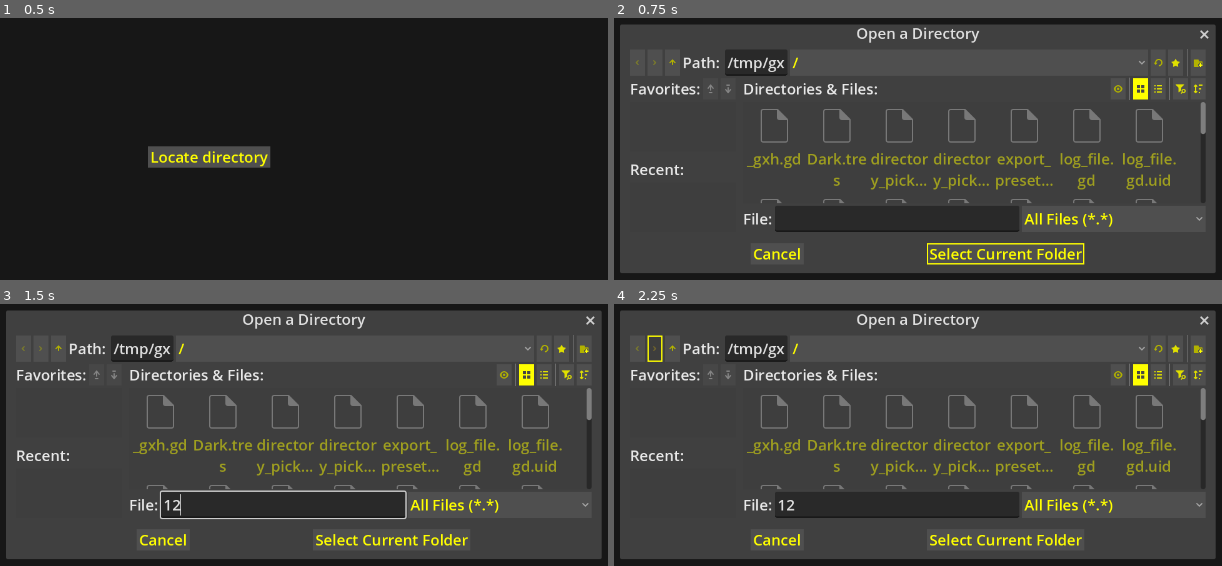
Above: before the commit, frames 1-4 (two rows, left to right).
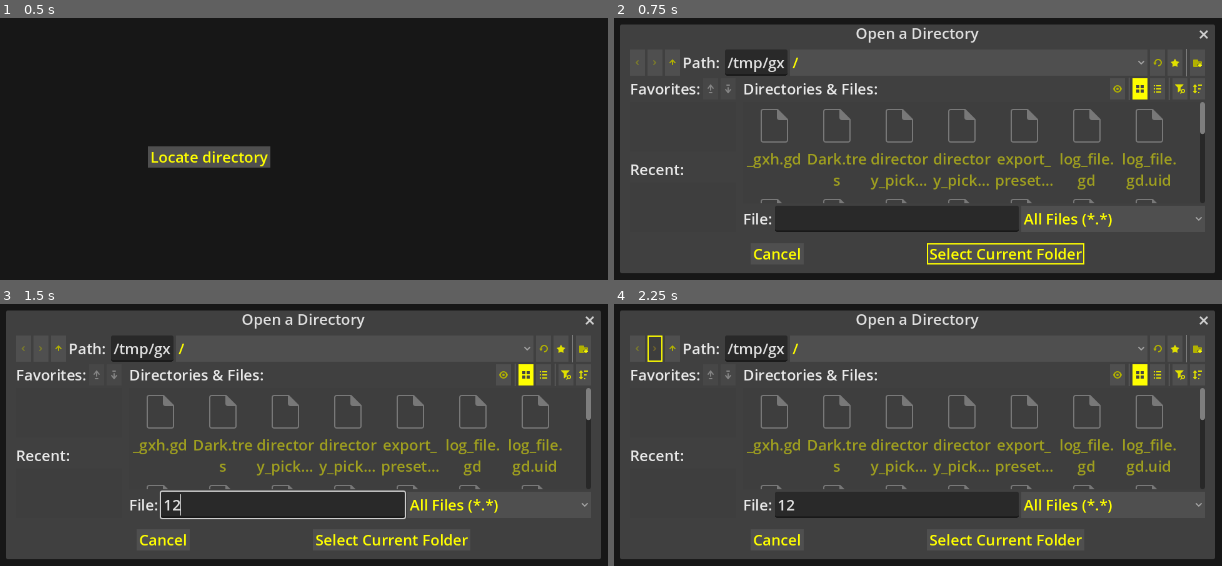
Above: after the commit, the same moments.

Repository: l1chorpe/cyberpunk-log-viewer
Game: Godot game, scene res://MainWindow.tscn
The game is run twice, just before and just after one commit, with the same random seed, the same clock (stepped at 60 frames per second) and the same inputs.
Inputs (mouse positions are in pixels of both pictures, inside the frame that each line leads up to):
- Up to frame 1 (0.5 s): no input
- Up to frame 2 (0.75 s): click "Locate directory" at 0.5 s
- Up to frame 3 (1.5 s): click (285, 505) at 1.27 s; type "12" at 1.35 s
- Up to frame 4 (2.25 s): click (656, 348) at 2 s

Frame 1 is identical in both runs. In frame 2, 1.0% of the frame differs, in the area x 39-100%, y 3-97%; in frame 3, 1.0%; in frame 4, 1.0%.

Commit message:
fix: context menu now works first try

Diff:
--- a/MainWindow.tscn
+++ b/MainWindow.tscn
@@ -15,6 +15,7 @@
 anchor_bottom = 1.0
 grow_horizontal = 2
 grow_vertical = 2
+focus_mode = 1
 theme = ExtResource("1_p4i4y")
 script = ExtResource("1_e7h7s")
 
--- a/log_file_list.gd
+++ b/log_file_list.gd
@@ -7,7 +7,6 @@
 var _log_files: Array[LogFile] = []
 
 func _ready() -> void:
-    focus_exited.connect(_focus_exited)
     item_selected.connect(_item_selected)
     resized.connect(resize)
     item_activated.connect(func(_index): %ViewLogButton.pressed.emit())
@@ -67,13 +66,11 @@
 
 func _item_clicked(index: int, at_position: Vector2, mouse_button_index: int) -> void:
     if mouse_button_index == MOUSE_BUTTON_RIGHT:
-        # Make the context menu appear and give it the targeted log file
+        # Make the context menu appear and give it focus and the targeted log file
         $RightClickMenu.set_target_log_file(_log_files[index])
         $RightClickMenu.set_optimal_position(at_position)
         $RightClickMenu.show()
+        $RightClickMenu.grab_focus()
     else:
-        # Make the context menu disappear when clicking with any button except the right
-        $RightClickMenu.hide()
-
-func _focus_exited() -> void:
-    $RightClickMenu.hide()
+        # Grab focus again
+        grab_focus()
--- a/log_file_list.tscn
+++ b/log_file_list.tscn
@@ -14,3 +14,4 @@
 [node name="RightClickMenu" parent="." instance=ExtResource("2_2s1yg")]
 visible = false
 layout_mode = 0
+focus_mode = 1
--- a/main_window.gd
+++ b/main_window.gd
@@ -6,8 +6,3 @@
 
 func _resized() -> void:
     %LogFileList.resize()
-
-func _gui_input(event: InputEvent):
-    # "Steal" focus when clicked on
-    if(event is InputEventMouseButton):
-        %LogFileList.focus_exited.emit()
--- a/right_click_menu.gd
+++ b/right_click_menu.gd
@@ -4,10 +4,13 @@
 
 
 func _ready() -> void:
+    focus_exited.connect(_focus_exited)
+
     $VBoxContainer/CopyFolderPathButton.pressed.connect(_copy_folder_path_button_pressed)
     $VBoxContainer/CopyFilePathButton.pressed.connect(_copy_file_path_button_pressed)
     $VBoxContainer/OpenWithButton.pressed.connect(_open_with_button_pressed)
     $VBoxContainer/OpenWithSelector.file_selected.connect(_file_selected)
+    $VBoxContainer/OpenWithSelector.canceled.connect(_open_with_canceled)
 
     # Fit the background size to the size of the container
     $Background.custom_minimum_size = size
@@ -16,11 +19,13 @@
     # Copy to clipboard and hide
     DisplayServer.clipboard_set(_target_log_file.directory)
     hide()
+    _return_focus_to_parent()
 
 func _copy_file_path_button_pressed() -> void:
     # Copy to clipboard and hide
     DisplayServer.clipboard_set(_target_log_file.full_path)
     hide()
+    _return_focus_to_parent()
 
 func set_target_log_file(log_file: LogFile) -> void:
     _target_log_file = log_file
@@ -41,3 +46,24 @@
     # Open the log file in the specified program
     OS.create_process(path, [_target_log_file.full_path])
     hide()
+    _return_focus_to_parent()
+
+func _focus_exited() -> void:
+    # Wait for next frame because focus_exited can trigger before a child's focus_entered
+    await get_tree().process_frame
+    # Only hide if no children have focus
+    if not _child_has_focus():
+        hide()
+
+func _child_has_focus() -> bool:
+    # Check if any of the children have focus
+    for child in $VBoxContainer.get_children():
+        if child is Control and child.has_focus():
+            return true
+    return false
+
+func _open_with_canceled() -> void:
+    grab_focus()
+
+func _return_focus_to_parent() -> void:
+    get_parent().grab_focus()
